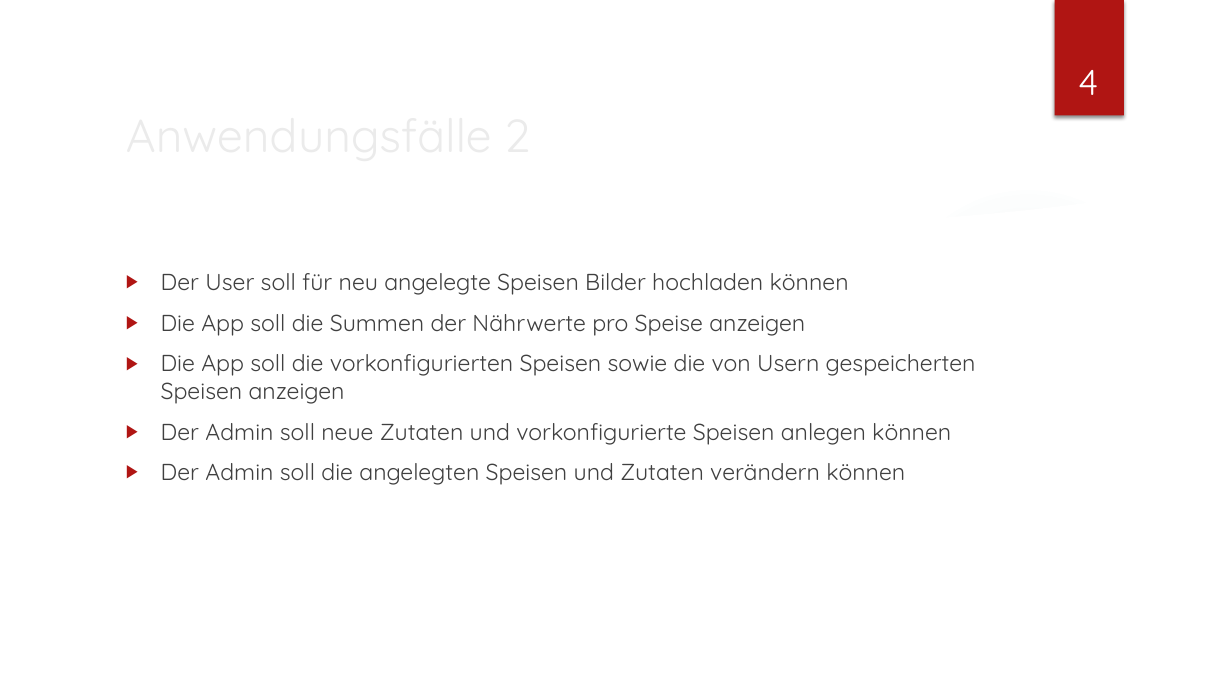
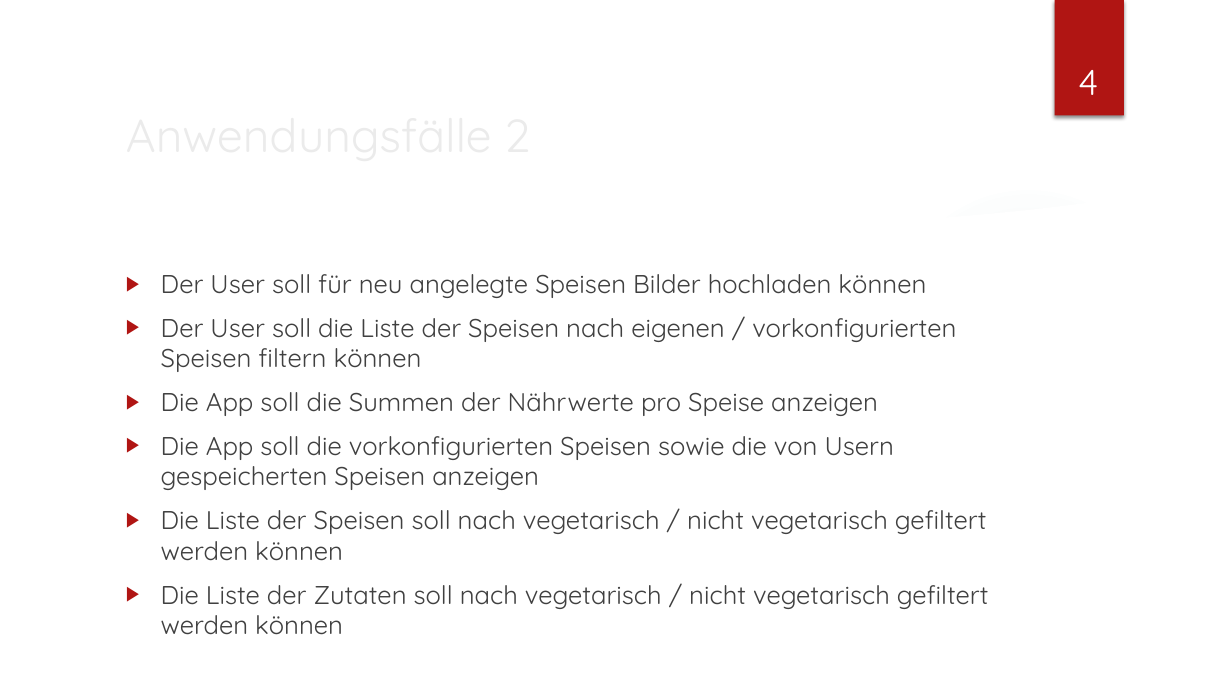
Before and after one commit to stauti/junk-food-analyzer, a slide deck: slide 4 of docs/Spezifikation/WS2.pptx. Drawn at 1232x693 pixels with LibreOffice and Linux fonts; fonts in the diff are those of the drawing; background and template pictures are left out. Boxes give left, top, right and bottom in pixels: in the first picture for what was removed or moved away, otherwise in the second. Text is boxed around its words. In the diff, an @@ line names an element or a change of style, - is before the commit and + after.

```diff
--- a/docs/Spezifikation/WS2.pptx
+++ b/docs/Spezifikation/WS2.pptx
@@ text at (161, 274, 926, 490): size 18 to 20 pt in "Der User soll für neu angelegte Speisen ...", "Die App soll die Summen der Nährwerte ...", "Die App soll die vorkonfigurierten Speisen sowie ..." @@
@@ text at (161, 318, 956, 372): paragraph added @@
+▶ Der User soll die Liste der Speisen nach eigenen / vorkonfigurierten Speisen filtern können
@@ text at (161, 510, 989, 609): text changed; size 18 to 20 pt @@
-▶ Der Admin soll neue Zutaten und vorkonfigurierte Speisen anlegen können
-▶ Der Admin soll die angelegten Speisen und Zutaten verändern können
+▶ Die Liste der Speisen soll nach vegetarisch / nicht vegetarisch gefiltert werden können
+▶ Die Liste der Zutaten soll nach vegetarisch / nicht vegetarisch gefiltert werden können
```
Also in this commit, not shown: 5 other slides changed, 7 slides added, 1 other file.
